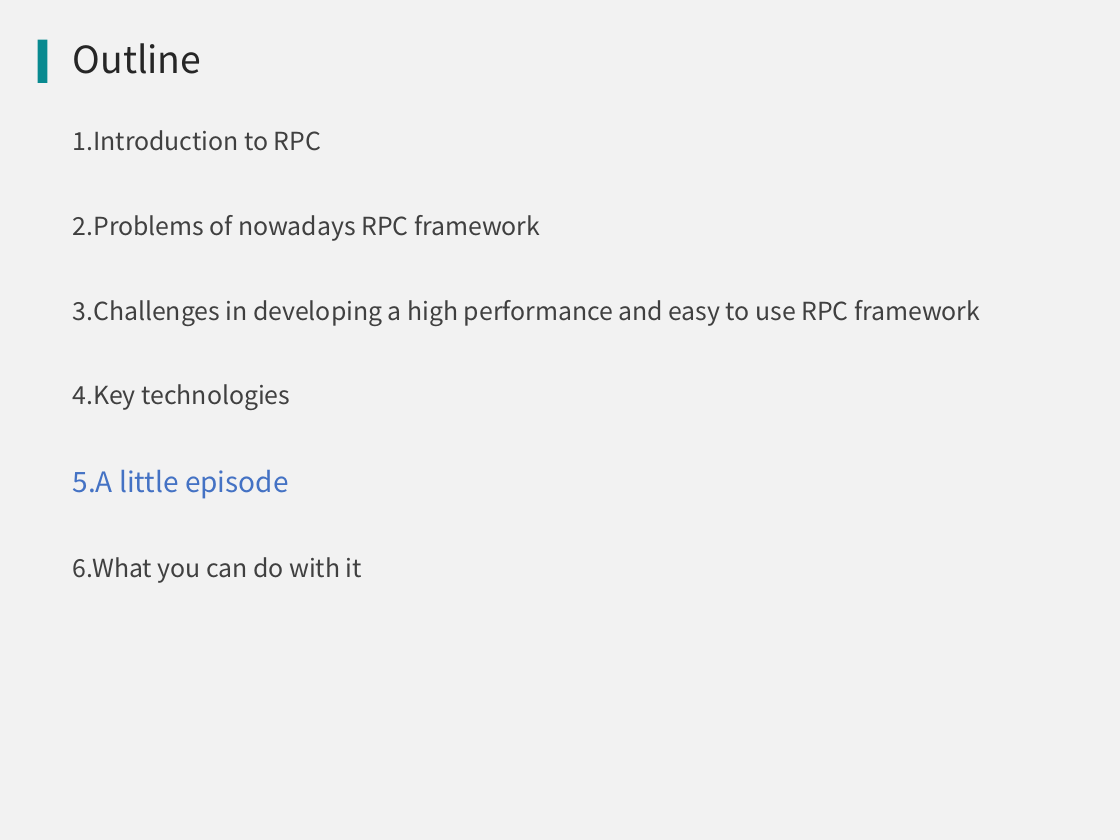
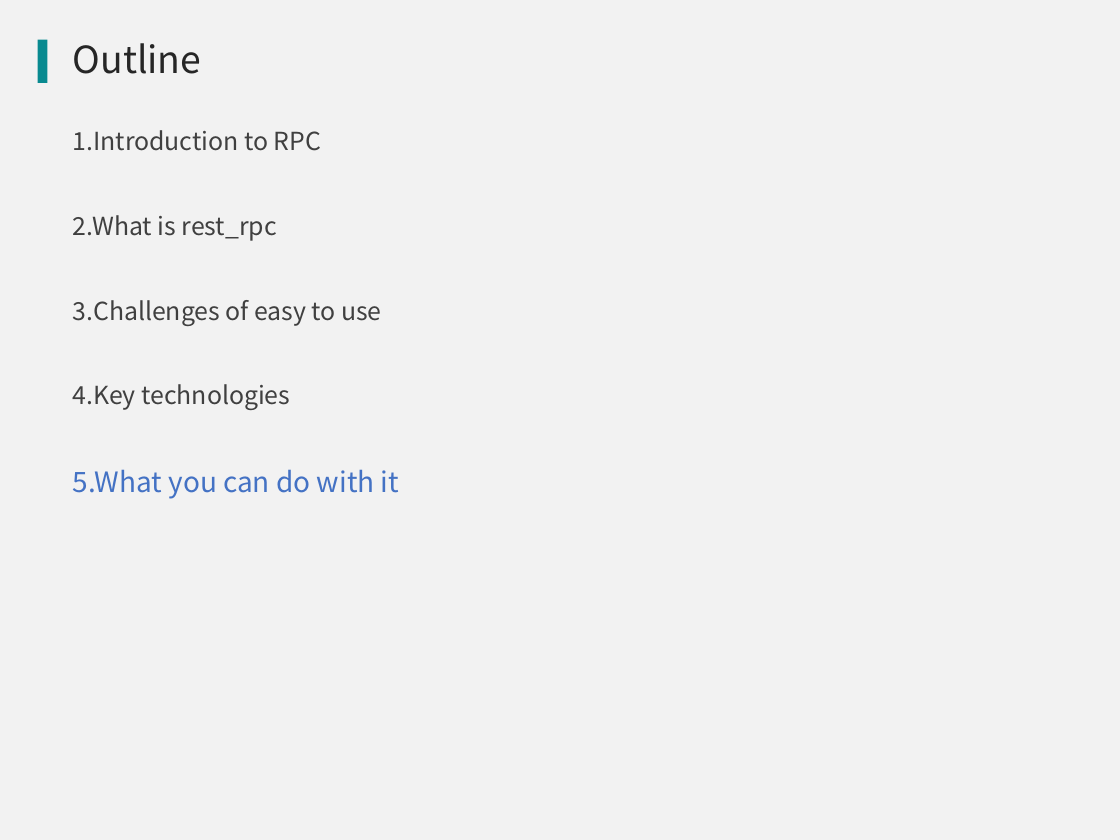
Before and after one commit to qicosmos/cppnow2017-ppt, a slide deck: slide 35 of An easy to use RPC framework implemented by c++11 and c++14.pptx (slide 38 before the commit). Drawn at 1120x840 pixels with LibreOffice and Linux fonts; fonts in the diff are those of the drawing; background and template pictures are left out. Boxes give left, top, right and bottom in pixels: in the first picture for what was removed or moved away, otherwise in the second. Text is boxed around its words. In the diff, an @@ line names an element or a change of style, - is before the commit and + after.

```diff
--- a/An easy to use RPC framework implemented by c++11 and c++14.pptx
+++ b/An easy to use RPC framework implemented by c++11 and c++14.pptx
@@ text at (73,215,381,326): text changed @@
-2.Problems of nowadays RPC framework
-3.Challenges in developing a high performance and easy to use RPC framework
+2.What is rest_rpc
+3.Challenges of easy to use
@@ text at (73,469,399,499): text changed; size 16 to 18 pt; text colour #404040 to #4472C4 @@
-5.A little episode
-6.What you can do with it
+5.What you can do with it
```
Also in this commit, not shown: 12 other slides changed, 2 slides added, 9 slides removed.
